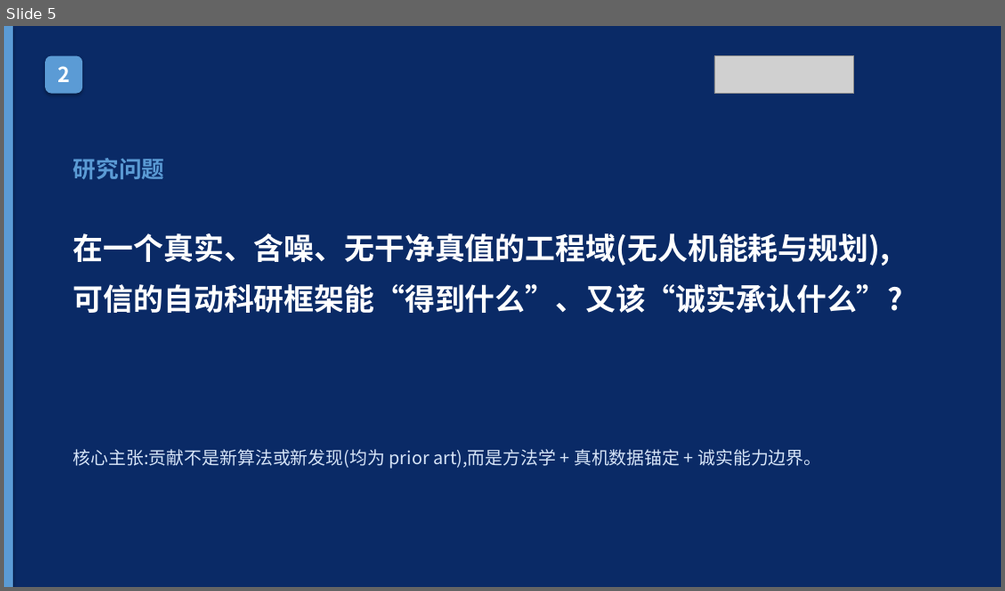
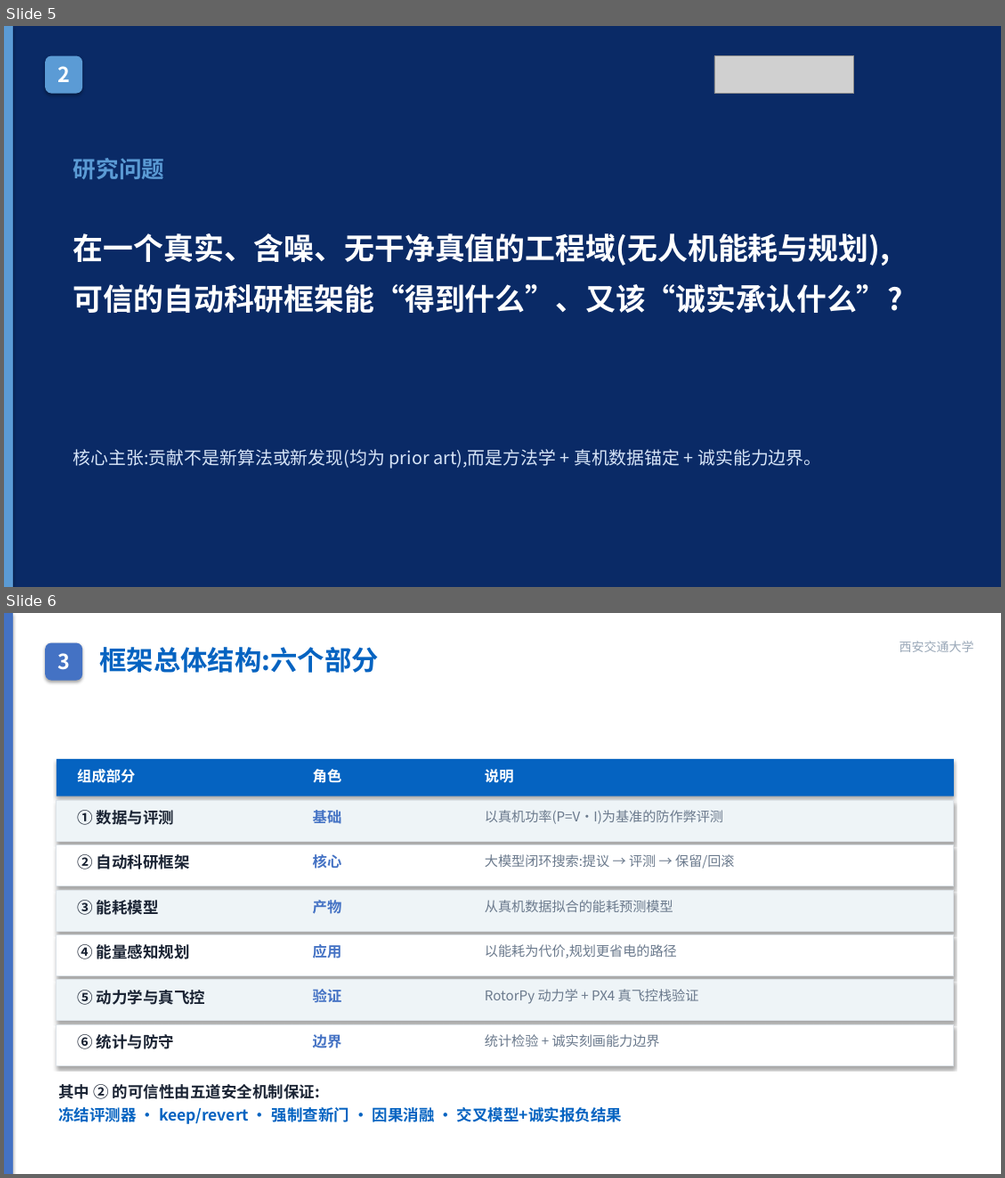
Before and after one commit to wbz0429/PathPlanningwithEnergy, a slide deck: autoresearch/energy_m100/experiments/midterm_defense.pptx. Shown one above the other, each under a label of ours: slide 5 before the commit, slides 5 and 6 after it. The pictures are 1005x591 and 1005x1178 pixels, drawn with LibreOffice and Linux fonts; fonts in the diff are those of the drawing; grey boxes stand for pictures. Boxes give left, top, right and bottom in pixels: in the first picture for what was removed or moved away, otherwise in the second. Text is boxed around its words. In the diff, an @@ line names an element or a change of style, - is before the commit and + after.

```diff
--- a/autoresearch/energy_m100/experiments/midterm_defense.pptx
+++ b/autoresearch/energy_m100/experiments/midterm_defense.pptx
@@ slide 6 added at bbox=[4, 613, 1001, 1174], background #FFFFFF @@
@@ rectangle added at bbox=[4, 613, 13, 1174], fill #4472C4 @@
@@ rounded rectangle added at bbox=[45, 643, 82, 681], fill #4472C4, 20 pt, text #FFFFFF, bold @@
+3
@@ text added at bbox=[99, 647, 379, 673], 26 pt, text #0563C1, bold @@
+框架总体结构:六个部分
@@ text added at bbox=[899, 641, 974, 652], 12 pt, text #9AA8B8 @@
+西安交通大学
@@ rectangle added at bbox=[57, 759, 954, 796], fill #0563C1 @@
@@ text added at bbox=[77, 769, 135, 783], 14 pt, text #FFFFFF, bold @@
+组成部分
@@ text added at bbox=[313, 769, 342, 783], 14 pt, text #FFFFFF, bold @@
+角色
@@ text added at bbox=[485, 769, 514, 783], 14 pt, text #FFFFFF, bold @@
+说明
@@ rectangle added at bbox=[57, 800, 954, 841], fill #EEF4F7, outline #DDE3E8 0.5 pt @@
@@ text added at bbox=[77, 810, 174, 825], 15 pt, text #1A2333, bold @@
+① 数据与评测
@@ text added at bbox=[313, 810, 342, 823], 14 pt, text #4472C4, bold @@
+基础
@@ text added at bbox=[485, 810, 723, 824], 13 pt, text #6B7A8D @@
+以真机功率(P=V·I)为基准的防作弊评测
@@ rectangle added at bbox=[57, 844, 954, 886], fill #FFFFFF, outline #DDE3E8 0.5 pt @@
@@ text added at bbox=[77, 854, 190, 869], 15 pt, text #1A2333, bold @@
+② 自动科研框架
@@ text added at bbox=[313, 854, 342, 868], 14 pt, text #4472C4, bold @@
+核心
@@ text added at bbox=[485, 854, 734, 868], 13 pt, text #6B7A8D @@
+大模型闭环搜索:提议 → 评测 → 保留/回滚
@@ rectangle added at bbox=[57, 890, 954, 931], fill #EEF4F7, outline #DDE3E8 0.5 pt @@
@@ text added at bbox=[77, 900, 159, 915], 15 pt, text #1A2333, bold @@
+③ 能耗模型
@@ text added at bbox=[313, 900, 342, 914], 14 pt, text #4472C4, bold @@
+产物
@@ text added at bbox=[485, 900, 673, 912], 13 pt, text #6B7A8D @@
+从真机数据拟合的能耗预测模型
@@ rectangle added at bbox=[57, 934, 954, 976], fill #FFFFFF, outline #DDE3E8 0.5 pt @@
@@ text added at bbox=[77, 944, 190, 959], 15 pt, text #1A2333, bold @@
+④ 能量感知规划
@@ text added at bbox=[313, 944, 342, 958], 14 pt, text #4472C4, bold @@
+应用
@@ text added at bbox=[485, 944, 677, 958], 13 pt, text #6B7A8D @@
+以能耗为代价,规划更省电的路径
@@ rectangle added at bbox=[57, 980, 954, 1021], fill #EEF4F7, outline #DDE3E8 0.5 pt @@
@@ text added at bbox=[77, 989, 205, 1005], 15 pt, text #1A2333, bold @@
+⑤ 动力学与真飞控
@@ text added at bbox=[313, 989, 342, 1003], 14 pt, text #4472C4, bold @@
+验证
@@ text added at bbox=[485, 989, 699, 1004], 13 pt, text #6B7A8D @@
+RotorPy 动力学 + PX4 真飞控栈验证
@@ rectangle added at bbox=[57, 1024, 954, 1065], fill #FFFFFF, outline #DDE3E8 0.5 pt @@
@@ text added at bbox=[77, 1034, 174, 1049], 15 pt, text #1A2333, bold @@
+⑥ 统计与防守
@@ text added at bbox=[313, 1034, 342, 1048], 14 pt, text #4472C4, bold @@
+边界
@@ text added at bbox=[485, 1034, 660, 1046], 13 pt, text #6B7A8D @@
+统计检验 + 诚实刻画能力边界
@@ text added at bbox=[58, 1084, 622, 1125], 15 pt, text #0563C1, bold @@
+其中 ② 的可信性由五道安全机制保证:
+冻结评测器 · keep/revert · 强制查新门 · 因果消融 · 交叉模型+诚实报负结果
```
Also in this commit, not shown: 15 slides changed, 2 slides removed, 3 other files.
